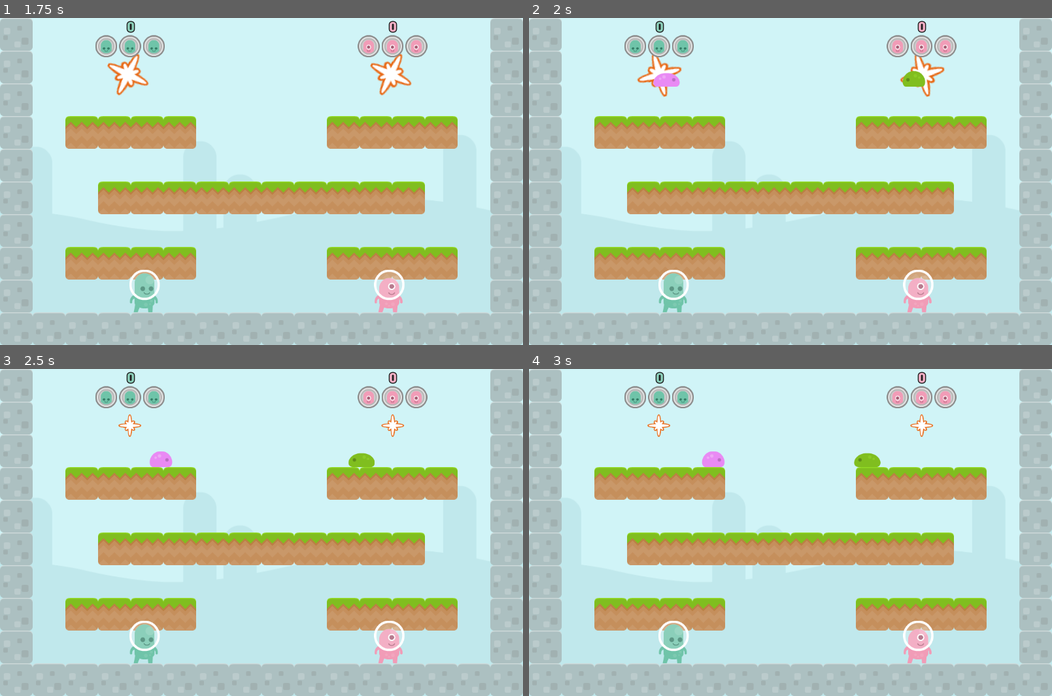
Above: before the commit, frames 1-4 (two rows, left to right).
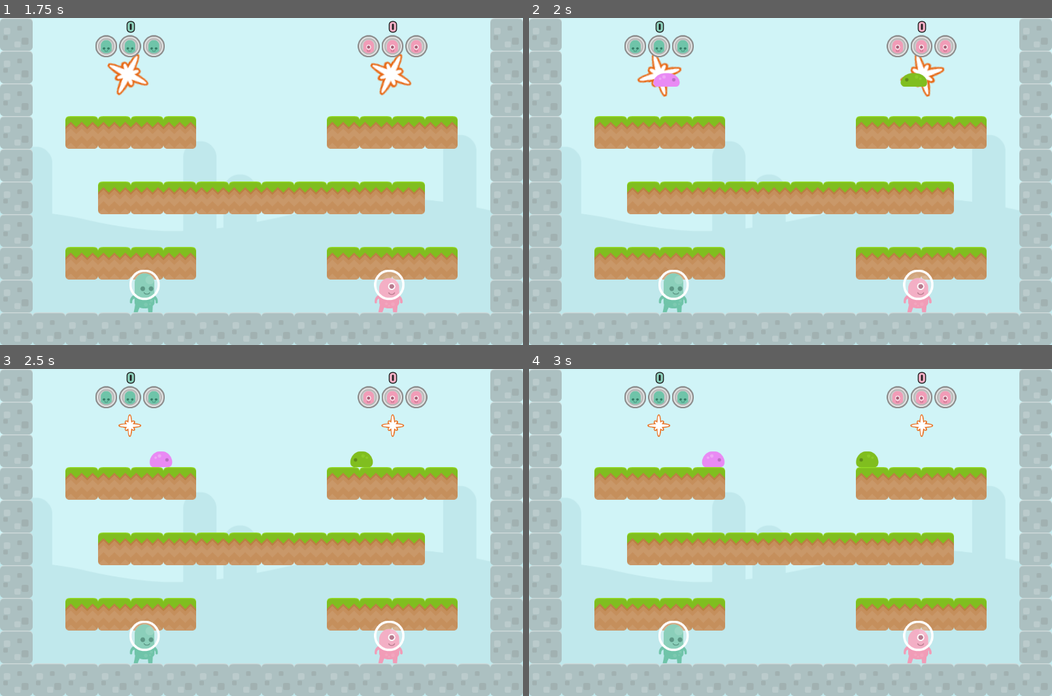
Above: after the commit, the same moments.

Repository: doctor-g/AltNaGaDeMon2021
Game: Godot game, scene res://World/World.tscn
Same seed, same stepped clock (60 frames per second), same inputs: the game is played once before the commit and once after it.
Inputs:
- Up to frame 1 (1.75 s): no input
- Up to frame 2 (2 s): no input
- Up to frame 3 (2.5 s): no input
- Up to frame 4 (3 s): no input

Frame 1 is identical in both runs. In frame 2, less than 0.1% of the frame differs, in the area x 71-77%, y 16-21%; in frame 3, less than 0.1%; in frame 4, less than 0.1%.

Commit message:
Add sound effects

Diff:
--- a/project/Enemies/Slime/GreenSlime.tscn
+++ b/project/Enemies/Slime/GreenSlime.tscn
@@ -56,6 +56,7 @@
 position = Vector2( 1, -17 )
 frames = SubResource( 1 )
 animation = "walk"
+frame = 1
 playing = true
 
 [node name="CollisionShape2D" type="CollisionShape2D" parent="."]
--- a/project/Enemies/Slime/PinkSlime.gd
+++ b/project/Enemies/Slime/PinkSlime.gd
@@ -5,8 +5,10 @@
 export var impulse := 280.0
 
 onready var _fireball_timer := $FireballTimer
+onready var _fireball_sound := $FireballSound
 
 func _on_FireballTimer_timeout():
+	_fireball_sound.play()
 	var fireball : RigidBody2D = _FIREBALL.instance()
 	get_parent().add_child(fireball)
 	fireball.global_position = global_position
--- a/project/Enemies/Slime/PinkSlime.tscn
+++ b/project/Enemies/Slime/PinkSlime.tscn
@@ -1,9 +1,10 @@
-[gd_scene load_steps=9 format=2]
+[gd_scene load_steps=10 format=2]
 
 [ext_resource path="res://Enemies/Slime/slimePink_walk.png" type="Texture" id=1]
 [ext_resource path="res://Enemies/Slime/slimePink.png" type="Texture" id=2]
 [ext_resource path="res://Enemies/Slime/PinkSlime.gd" type="Script" id=3]
 [ext_resource path="res://Enemies/fisheye_shader.tres" type="Material" id=4]
+[ext_resource path="res://Enemies/Slime/3_fireball.wav" type="AudioStream" id=5]
 
 [sub_resource type="SpriteFrames" id=1]
 animations = [ {
@@ -71,4 +72,7 @@
 wait_time = 2.0
 autostart = true
 
+[node name="FireballSound" type="AudioStreamPlayer" parent="."]
+stream = ExtResource( 5 )
+
 [connection signal="timeout" from="FireballTimer" to="." method="_on_FireballTimer_timeout"]
--- a/project/Enemies/Slime/Slime.gd
+++ b/project/Enemies/Slime/Slime.gd
@@ -11,7 +11,6 @@
 
 var _gravity = ProjectSettings.get_setting("physics/2d/default_gravity")
 var _velocity := Vector2.ZERO
-
 
 onready var _sprite := $AnimatedSprite
 onready var _anim_player := $AnimationPlayer
--- a/project/Player/Orb/Orb.gd
+++ b/project/Player/Orb/Orb.gd
@@ -35,11 +35,14 @@
 
 onready var _enemy_overlap_area := $EnemyOverlapArea
 onready var _anim_player := $AnimationPlayer
+onready var _appear_sound := $AppearSound
+onready var _kick_sound := $KickSound
 
 
 func _ready():
 	assert(player!=null, "Player must be specified")
 	color = player.color
+	_appear_sound.play()
 
 
 func _draw():
@@ -60,6 +63,7 @@
 		_velocity = move_and_slide(_velocity, Vector2.UP)
 
 		if is_on_wall() and (_direction==Direction.LEFT or _direction==Direction.RIGHT):
+			_kick_sound.play()
 			_bounces += 1
 			if _bounces >= max_bounces:
 				_destroy()
@@ -92,6 +96,8 @@
 
 
 func kick(direction:Vector2)->void:
+	_kick_sound.play()
+
 	_kicked = true
 	_enemy_overlap_area.monitoring = true
 	set_collision_mask_bit(_PLAYER_LAYER, false)
--- a/project/Player/Orb/Orb.tscn
+++ b/project/Player/Orb/Orb.tscn
@@ -1,7 +1,9 @@
-[gd_scene load_steps=4 format=2]
+[gd_scene load_steps=6 format=2]
 
 [ext_resource path="res://Player/Orb/Orb.gd" type="Script" id=1]
 [ext_resource path="res://Player/Orb/orb_collision_shape.tres" type="Shape2D" id=2]
+[ext_resource path="res://Player/Orb/487532__ranner__bubble-sound.wav" type="AudioStream" id=3]
+[ext_resource path="res://Player/Orb/1_kick.wav" type="AudioStream" id=4]
 
 [sub_resource type="Animation" id=1]
 resource_name = "captured-and-releasing"
@@ -59,5 +61,11 @@
 autoplay = "captured-and-releasing"
 anims/captured-and-releasing = SubResource( 1 )
 
+[node name="AppearSound" type="AudioStreamPlayer" parent="."]
+stream = ExtResource( 3 )
+
+[node name="KickSound" type="AudioStreamPlayer" parent="."]
+stream = ExtResource( 4 )
+
 [connection signal="body_entered" from="EnemyOverlapArea" to="." method="_on_EnemyOverlapArea_body_entered"]
 [connection signal="animation_finished" from="AnimationPlayer" to="." method="_on_AnimationPlayer_animation_finished"]
--- a/project/Player/Pawn/Pawn.gd
+++ b/project/Player/Pawn/Pawn.gd
@@ -24,6 +24,8 @@
 onready var _damageable_area := $DamageableArea
 onready var _invincibility_timer := $InvincibilityTimer
 onready var _sprite_container := $SpriteContainer
+onready var _shoot_sound := $ShootSound
+onready var _jump_sound := $JumpSound
 
 func _ready():
 	assert(player!=null, "Player must be specified")
@@ -89,6 +91,7 @@
 
 	if is_on_floor() and Input.is_action_just_pressed(_action("jump")):
 		_velocity.y -= jump_strength
+		_jump_sound.play()
 
 	if not is_on_floor():
 		_sprite.play("jump")
@@ -96,6 +99,7 @@
 		_sprite.play("walk" if _velocity.x != 0 else "idle")
 
 	if Input.is_action_just_pressed(_action("fire")):
+		_shoot_sound.play()
 		var projectile := _PROJECTILE.instance()
 		projectile.player = player
 		projectile.direction = Vector2.LEFT if _sprite.flip_h else Vector2.RIGHT
--- a/project/Player/Pawn/Pawn.tscn
+++ b/project/Player/Pawn/Pawn.tscn
@@ -1,7 +1,12 @@
-[gd_scene load_steps=9 format=2]
+[gd_scene load_steps=14 format=2]
 
 [ext_resource path="res://Player/Pawn/Pawn.gd" type="Script" id=1]
 [ext_resource path="res://Player/Pawn/PawnSprite.tscn" type="PackedScene" id=2]
+[ext_resource path="res://Player/Pawn/laserSmall_001.wav" type="AudioStream" id=3]
+[ext_resource path="res://Player/Pawn/jump.wav" type="AudioStream" id=4]
+[ext_resource path="res://Player/Pawn/5_win.wav" type="AudioStream" id=5]
+[ext_resource path="res://Player/Pawn/4_death.wav" type="AudioStream" id=6]
+[ext_resource path="res://Player/Pawn/5_win_reverse.wav" type="AudioStream" id=7]
 [ext_resource path="res://Player/Pawn/player_collision_shape.tres" type="Shape2D" id=14]
 [ext_resource path="res://Player/Pawn/laserYellowBurst.png" type="Texture" id=33]
 
@@ -84,6 +89,20 @@
 "method": "_play_hurt_animation"
 } ]
 }
+tracks/3/type = "method"
+tracks/3/path = NodePath("DeathSound")
+tracks/3/interp = 1
+tracks/3/loop_wrap = true
+tracks/3/imported = false
+tracks/3/enabled = true
+tracks/3/keys = {
+"times": PoolRealArray( 0 ),
+"transitions": PoolRealArray( 1 ),
+"values": [ {
+"args": [ 0.0 ],
+"method": "play"
+} ]
+}
 
 [sub_resource type="Animation" id=8]
 resource_name = "teleport-in"
@@ -123,6 +142,20 @@
 "update": 0,
 "values": [ 1.0, 0.0 ]
 }
+tracks/3/type = "method"
+tracks/3/path = NodePath("SpawnSound")
+tracks/3/interp = 1
+tracks/3/loop_wrap = true
+tracks/3/imported = false
+tracks/3/enabled = true
+tracks/3/keys = {
+"times": PoolRealArray( 0 ),
+"transitions": PoolRealArray( 1 ),
+"values": [ {
+"args": [ 0.0 ],
+"method": "play"
+} ]
+}
 
 [sub_resource type="Animation" id=7]
 resource_name = "teleport-out"
@@ -161,6 +194,20 @@
 "transitions": PoolRealArray( 1, 1 ),
 "update": 0,
 "values": [ 0.0, 1.0 ]
+}
+tracks/3/type = "method"
+tracks/3/path = NodePath("WinTeleportSound")
+tracks/3/interp = 1
+tracks/3/loop_wrap = true
+tracks/3/imported = false
+tracks/3/enabled = true
+tracks/3/keys = {
+"times": PoolRealArray( 0 ),
+"transitions": PoolRealArray( 1 ),
+"values": [ {
+"args": [ 0.0 ],
+"method": "play"
+} ]
 }
 
 [node name="Pawn" type="KinematicBody2D" groups=["players"]]
@@ -218,6 +265,23 @@
 hue_variation = 0.1
 hue_variation_random = 0.5
 
+[node name="ShootSound" type="AudioStreamPlayer" parent="."]
+stream = ExtResource( 3 )
+
+[node name="JumpSound" type="AudioStreamPlayer" parent="."]
+stream = ExtResource( 4 )
+
+[node name="DeathSound" type="AudioStreamPlayer" parent="."]
+stream = ExtResource( 6 )
+
+[node name="WinTeleportSound" type="AudioStreamPlayer" parent="."]
+stream = ExtResource( 5 )
+volume_db = -8.0
+
+[node name="SpawnSound" type="AudioStreamPlayer" parent="."]
+stream = ExtResource( 7 )
+volume_db = -8.0
+
 [connection signal="body_entered" from="DamageableArea" to="." method="_on_DamageableArea_body_entered"]
 [connection signal="animation_finished" from="AnimationPlayer" to="." method="_on_AnimationPlayer_animation_finished"]
 [connection signal="timeout" from="InvincibilityTimer" to="." method="_on_InvincibilityTimer_timeout"]
--- a/project/Player/Pawn/pawn_sprite_shader.tres
+++ b/project/Player/Pawn/pawn_sprite_shader.tres
@@ -14,4 +14,4 @@
 
 [resource]
 shader = SubResource( 1 )
-shader_param/fade_percent = 0.0
+shader_param/fade_percent = 1.0
--- a/project/World/Level.gd
+++ b/project/World/Level.gd
@@ -13,6 +13,7 @@
 
 var _enemies := 0
 var _active_spawners := 0
+var _runover_sound : AudioStreamPlayer = AudioStreamPlayer.new()
 
 onready var _spawners = $Spawners.get_children()
 
@@ -35,6 +36,10 @@
 			# warning-ignore:return_value_discarded
 			player.connect("lives_changed", self, "_on_Player_lives_changed", [player])
 
+	# Make the runover sfx player
+	add_child(_runover_sound)
+	_runover_sound.stream = preload("res://Enemies/2_runover.wav")
+
 	_run()
 
 
@@ -56,6 +61,12 @@
 
 
 func _on_Enemy_destroyed()->void:
+	# We play the sound here because if we played it in the enemy,
+	# there would be a conflict between freeing the enemy and finishing
+	# the sound effect playback.
+	_runover_sound.play()
+
+	# Now, handle the logic of enemy destruction
 	_enemies -= 1
 	_check_end_of_level()
 
Not shown, added: project/Enemies/2_runover.wav.import
Not shown, added: project/Enemies/Slime/3_fireball.wav.import
Not shown, added: project/Player/Orb/1_kick.wav.import
Not shown, added: project/Player/Orb/487532__ranner__bubble-sound.wav.import
Not shown, added: project/Player/Pawn/4_death.wav.import
Not shown, added: project/Player/Pawn/5_win.wav.import
Not shown, added: project/Player/Pawn/5_win_reverse.wav.import
Not shown, added: project/Player/Pawn/jump.wav.import
Not shown, added: project/Player/Pawn/laserSmall_001.wav.import
Not shown, changed: README.md
Not shown, added: project/Enemies/2_runover.wav
Not shown, added: project/Enemies/Slime/3_fireball.wav
(and 15 more such lines)
